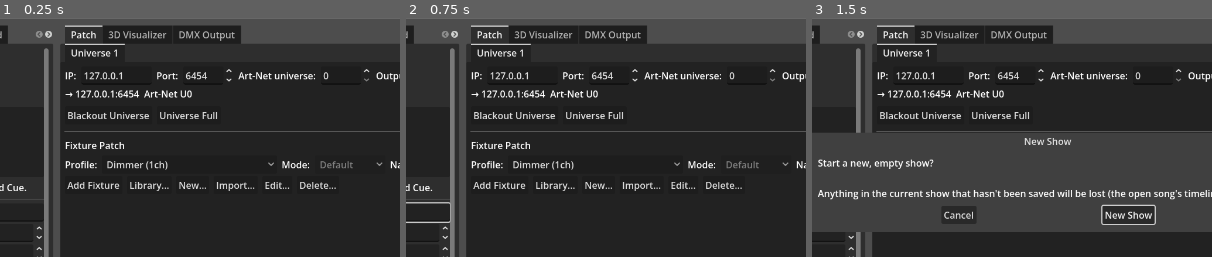
Above: before the commit, frames 1-3 (left to right).
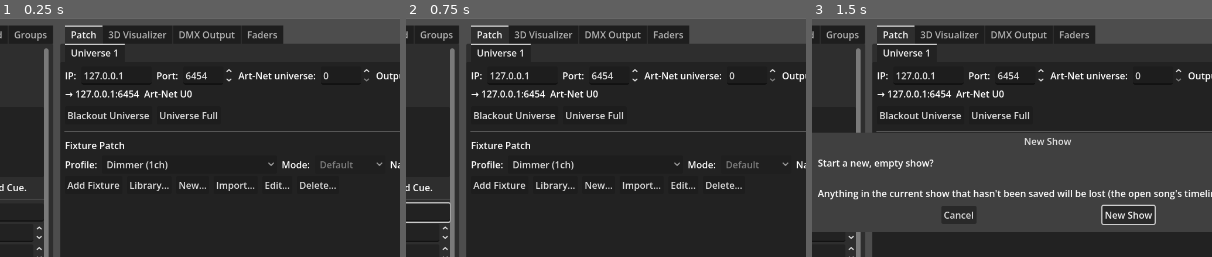
Above: after the commit, the same moments.

Repository: KonajuGames/slight-dmx-controller
Game: Godot game, scene res://main.tscn
Same seed, same stepped clock (60 frames per second), same inputs: the game is played once before the commit and once after it.
Inputs (mouse positions are % of the whole screen's width and height, from its top left):
- Up to frame 1 (0.25 s): no input
- Up to frame 2 (0.75 s): click (18, 55) at 0.52 s; type "12" at 0.6 s
- Up to frame 3 (1.5 s): click "New Show" at 1.25 s
The pictures show only the part of the screen within x 20-70%, y 14-64%; the shares and areas given below are measured in that part.

The runs differ from the first frame. In frame 1, 1.5% of the frame differs, in the area x 2-71%, y 3-11%; in frame 2, 1.5%; in frame 3, 1.5%.

Commit message:
Move the Faders tab to the right-hand tabs, beside DMX Output
There is room there for a row of faders like a desk's (eight across at
the default window size, against two or three in the playback column),
and the playback tabs fit their column again. The strips are a little
wider. The tab is found by its control, not its index, since the
indices shift while the 3D visualizer is popped out.

Co-Authored-By: Claude Opus 5.5 <noreply@anthropic.com>

Diff:
--- a/scripts/dmx_controller.gd
+++ b/scripts/dmx_controller.gd
@@ -176,14 +176,12 @@
 	faders_panel.bank = faders
 	faders_panel.cue_count_provider = func(): return cue_panel.cues.size()
 	faders_panel.group_names_provider = _group_names
-	playback_tabs.add_child(_scrollable(faders_panel))
 
 	playback_tabs.set_tab_title(0, "Cues")
 	playback_tabs.set_tab_title(1, "Chases")
 	playback_tabs.set_tab_title(2, "Effects")
 	playback_tabs.set_tab_title(3, "Sound")
 	playback_tabs.set_tab_title(4, "Groups")
-	playback_tabs.set_tab_title(5, "Faders")
 
 	groups_panel.groups_changed.connect(fx_panel.refresh_group_options)
 	groups_panel.groups_changed.connect(sound_panel.refresh_group_options)
@@ -192,16 +190,15 @@
 	chase_panel.chases_changed.connect(faders_panel.refresh_targets)
 	faders.chases_changed.connect(chase_panel.sync_ui)
 	playback_tabs.tab_changed.connect(func(i: int):
-		if i == 5:
-			faders_panel.refresh_targets()
-		elif i == 4:
+		if i == 4:
 			groups_panel.sync_to_patch()
 		elif i == 2:
 			fx_panel.refresh_group_options()
 		elif i == 3:
 			sound_panel.refresh_group_options())
 
-	# Right side: "Patch" (the universe tabs) and the "3D Visualizer".
+	# Right side: "Patch" (the universe tabs), the "3D Visualizer", "DMX
+	# Output" and the playback "Faders" (here for the room to spread out).
 	_right_tabs = TabContainer.new()
 	_right_tabs.size_flags_horizontal = Control.SIZE_EXPAND_FILL
 	split.add_child(_right_tabs)
@@ -219,9 +216,18 @@
 	dmx_output_panel = DmxOutputPanel.new()
 	_right_tabs.add_child(dmx_output_panel)
 
+	var faders_scroll := _scrollable(faders_panel)
+	_right_tabs.add_child(faders_scroll)
+
 	_right_tabs.set_tab_title(0, "Patch")
 	_right_tabs.set_tab_title(_VIZ_TAB, "3D Visualizer")
 	_right_tabs.set_tab_title(2, "DMX Output")
+	_right_tabs.set_tab_title(3, "Faders")
+	# By its control, not its index: that shifts while the visualizer's
+	# popped out.
+	_right_tabs.tab_changed.connect(func(_i: int):
+		if _right_tabs.get_current_tab_control() == faders_scroll:
+			faders_panel.refresh_targets())
 	_right_tabs.get_tab_bar().gui_input.connect(_on_right_tabbar_input)
 	set_process(false)
 
--- a/scripts/faders_panel.gd
+++ b/scripts/faders_panel.gd
@@ -1,11 +1,12 @@
 class_name FadersPanel
 extends VBoxContainer
-## The console's Faders tab: the playback faders (FaderBank), one strip
-## each — its name, the fader and its level, what it's on (a cue, a chase
-## or a group, and which) and its MIDI mapping (Learn) — wrapping across
-## the tab.
-
-const _STRIP_W := 86
+## The console's Faders tab (beside Patch, 3D Visualizer and DMX
+## Output): the playback faders (FaderBank), one strip each — its name, the
+## fader and its level, what it's on (a cue, a chase or a group, and which)
+## and its MIDI mapping (Learn) — in a row like a desk's, wrapping when
+## there are more than fit across.
+
+const _STRIP_W := 104
 const _DIM := Color(1, 1, 1, 0.55)
 
 var bank: FaderBank
--- a/tests/show_file_test.gd
+++ b/tests/show_file_test.gd
@@ -240,7 +240,7 @@
 		if tc.get_tab_count() > 0 and tc.get_tab_title(0) == "Cues":
 			for i in range(tc.get_tab_count()):
 				titles.append(tc.get_tab_title(i))
-	ok(titles == ["Cues", "Chases", "Effects", "Sound", "Groups", "Faders"], "no Auto Show tab (%s)" % str(titles))
+	ok(titles == ["Cues", "Chases", "Effects", "Sound", "Groups"], "no Auto Show tab (%s)" % str(titles))
 	ok(main.run_mode_option.item_count == 2, "run modes: Cue Mode, Sound Reactive")
 	# Triggers' feedback: saved by name now; the old numbers still read.
 	var tr := Trigger.new()
Not shown, changed: README.md
Not shown, changed: docs/USER_GUIDE.md
